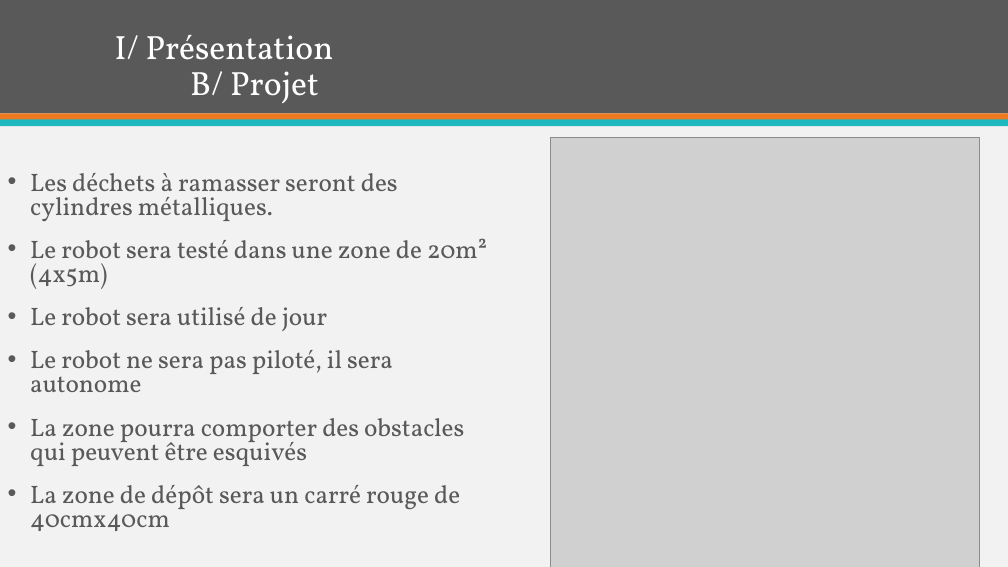
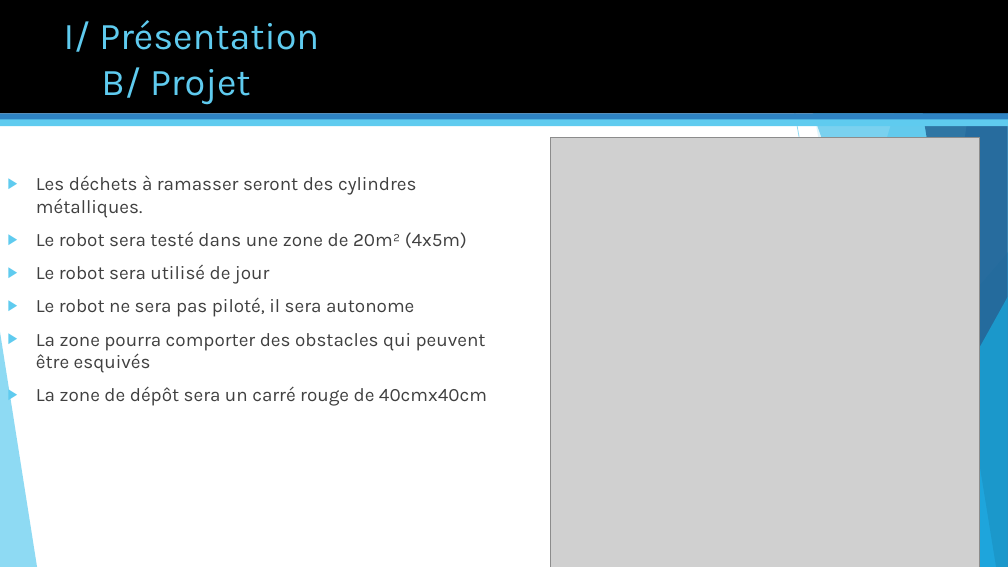
Before and after one commit to miyujach/Projet-Robot, a slide deck: slide 4 of Projet Robot.pptm. Drawn at 1008x567 pixels with LibreOffice and Linux fonts; fonts in the diff are those of the drawing; grey boxes stand for pictures. Boxes give left, top, right and bottom in pixels: in the first picture for what was removed or moved away, otherwise in the second. Text is boxed around its words. In the diff, an @@ line names an element or a change of style, - is before the commit and + after.

```diff
--- a/Projet Robot.pptm
+++ b/Projet Robot.pptm
@@ background #F2F2F2 to #FFFFFF @@
@@ rectangle at [0,0,1008,113]: fill #595959 to #000000 @@
@@ title "I/ Présentation B/ Projet": place and size @@
-title "I/ Présentation B/ Projet" at [115,35,334,103]
+title "I/ Présentation B/ Projet" at [64,20,319,104]
@@ title "I/ Présentation B/ Projet" at [64,20,319,104]: size 32 to 36 pt, font Vollkorn to Karla, text colour #FFFFFF to #5FCBEF; line spacing 0.9 to 1; vertical alignment bottom to top @@
@@ rectangle at [0,113,1008,120]: fill #EF7920 to #2E83C3 @@
@@ rectangle at [0,119,1008,126]: fill #1EB8C1 to #5FCBEF @@
@@ text "Les déchets à ramasser seront ..." at [36,175,487,406]: size 24 to 18 pt, font Vollkorn to Karla, text colour #595959 to #404040; bullet • to ▶; line spacing 0.8 to 1; less space between paragraphs @@
@@ group added at [0,0,1008,567]: 5 freeform shapes, 3 triangles, 2 lines @@
```
Also in this commit, not shown: 12 other slides changed.
